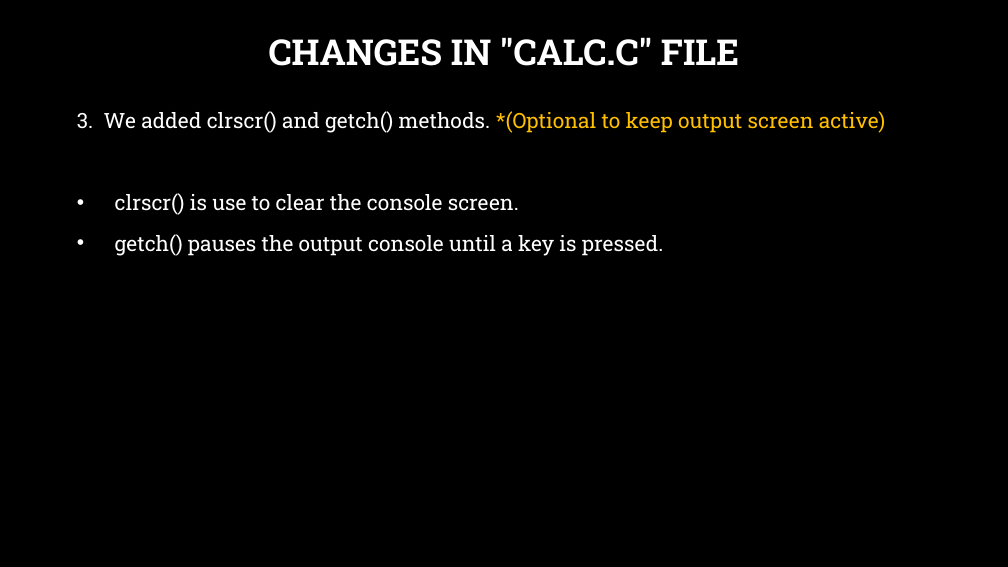
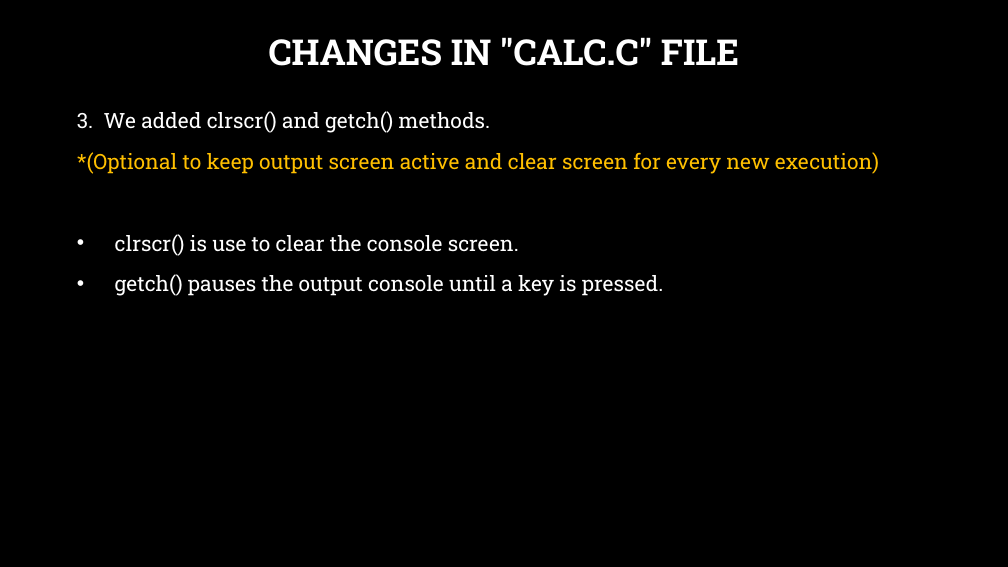
Before and after one commit to dhruvdani/CodeGladiators, a slide deck: slide 4 of Round-2.pptx. Drawn at 1008x567 pixels with LibreOffice and Linux fonts; fonts in the diff are those of the drawing; background and template pictures are left out. Boxes give left, top, right and bottom in pixels: in the first picture for what was removed or moved away, otherwise in the second. Text is boxed around its words. In the diff, an @@ line names an element or a change of style, - is before the commit and + after.

```diff
--- a/Round-2.pptx
+++ b/Round-2.pptx
@@ text at [77, 111, 879, 174]: text changed; text colour #FFFFFF to #FFC000 @@
-3. We added clrscr() and getch() methods. *(Optional to keep output screen active)
+3. We added clrscr() and getch() methods.
+*(Optional to keep output screen active and clear screen for every new execution)
```
